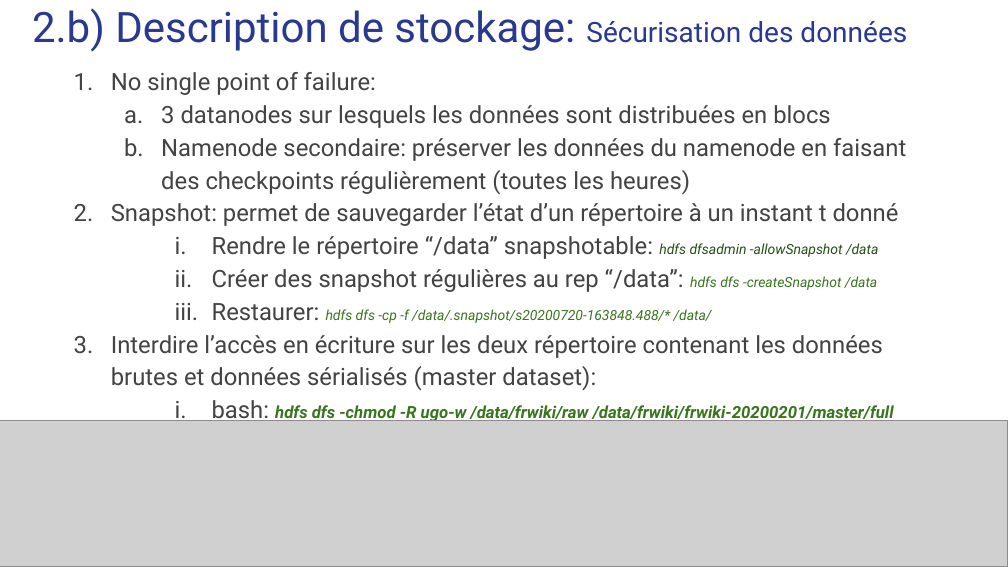
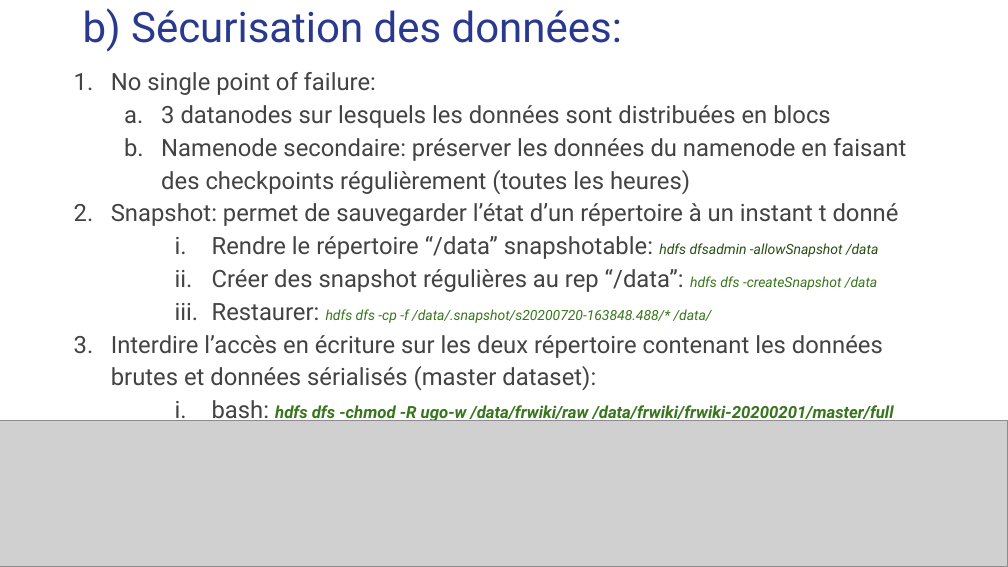
Before and after one commit to carolio7/batch_processing_wikimedia, a slide deck: slide 11 of presentation/presentation_projet4_v02.pptx (slide 9 before the commit). Drawn at 1008x567 pixels with LibreOffice and Linux fonts; fonts in the diff are those of the drawing; grey boxes stand for pictures. Boxes give left, top, right and bottom in pixels: in the first picture for what was removed or moved away, otherwise in the second. Text is boxed around its words. In the diff, an @@ line names an element or a change of style, - is before the commit and + after.

```diff
--- a/presentation/presentation_projet4_v02.pptx
+++ b/presentation/presentation_projet4_v02.pptx
@@ title at (83,8,622,52): text changed @@
-2.b) Description de stockage: Sécurisation des données
+b) Sécurisation des données:
```
Also in this commit, not shown: 16 other slides changed, 7 slides added, 4 slides removed, 1 other file.
